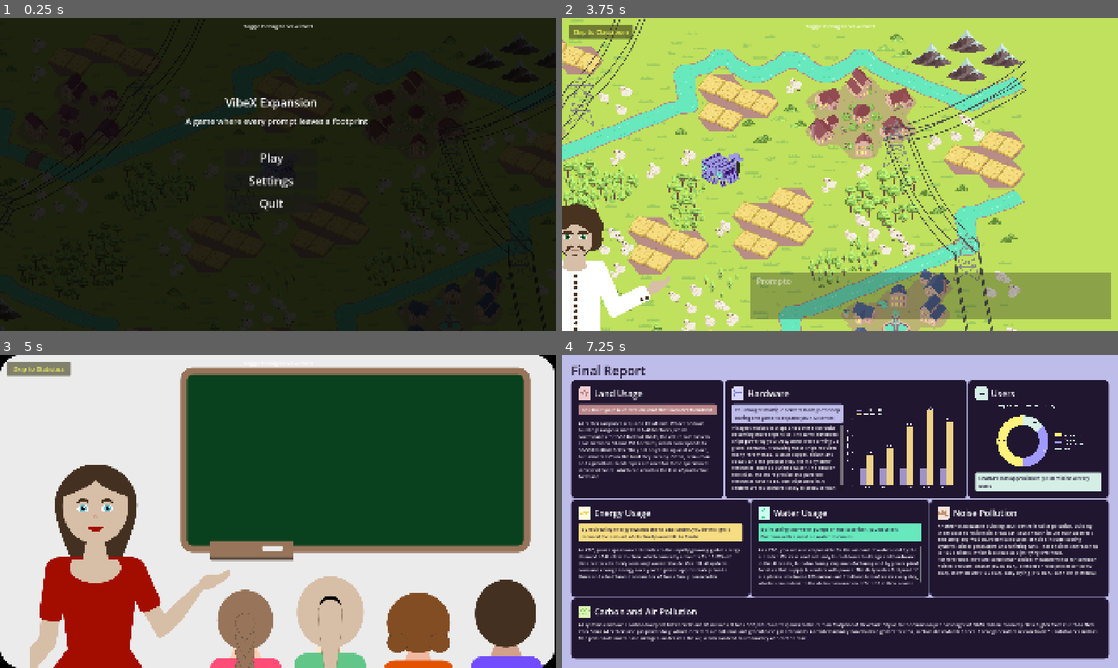
Above: before the commit, frames 1-4 (two rows, left to right).
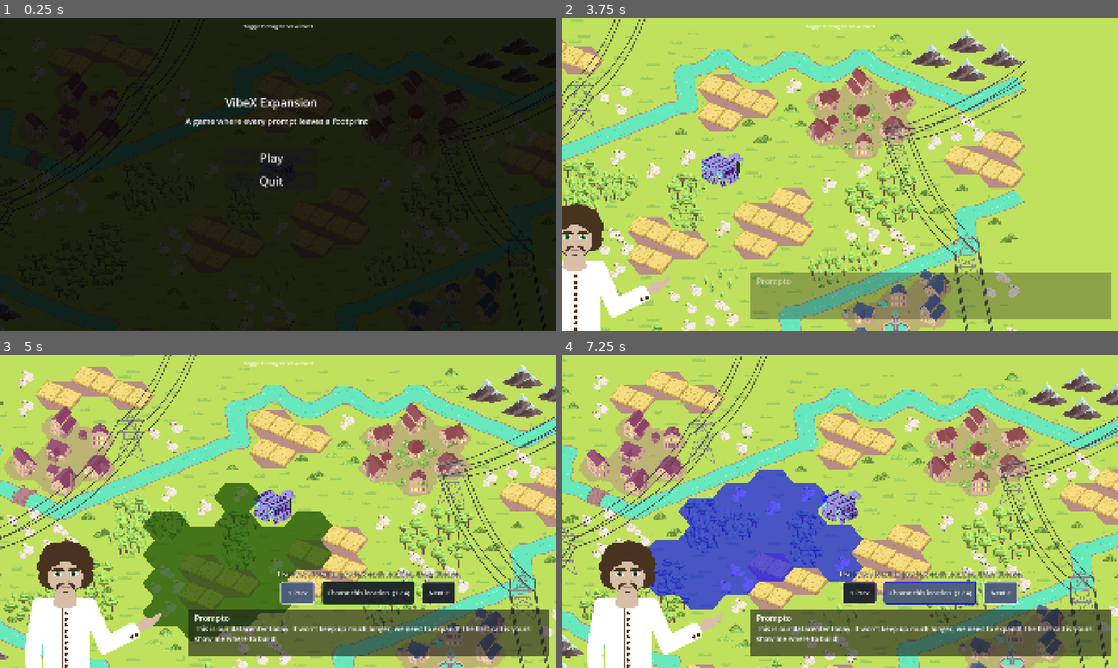
Above: after the commit, the same moments.

Repository: krishna3960/EducationTechnology
Game: Godot game, scene res://Scenes/menu.tscn
Two runs of this game, one before a commit and one after it. Both use one fixed random seed, a clock stepped at 60 frames per second and the inputs below. The engine's default icon, where the game draws it, is replaced by a stand-in: a white triangle on a blue panel in a dark square.
Inputs (mouse positions are in pixels of both pictures, inside the frame that each line leads up to):
- Up to frame 1 (0.25 s): no input
- Up to frame 2 (3.75 s): click "Play" at 0.5 s; tap Enter (ui_accept) at 1.25, 1.52 s; move the mouse to (962, 158) at 1.27 s; hold D (move_right) 1.28-2 s; click (962, 158) at 1.42 s; click "Continue" at 2 s; click "Skip Intro" at 2.75 s; click "Skip Intro" at 3.5 s
- Up to frame 3 (5 s): click (38, 367) at 4.25 s, where only the run before the commit has a clickable "Skip to Classroom"
- Up to frame 4 (7.25 s): click (600, 367) at 5 s, where only the run before the commit has a clickable "Skip to Statistics"; click (1001, 592) at 5.75 s, where only the run after the commit has a clickable "Next >"; click (1001, 592) at 6.5 s, where only the run after the commit has a clickable "Next >"

The runs differ from the first frame. In frame 1, 0.3% of the frame differs, in the area x 44-53%, y 50-62%; in frame 2, 0.5%; in frame 3, 98%; in frame 4, 99%, in the area x 0-100%, y 0-100%.

Commit message:
chore: disable skip to classroom and stats

Diff:
--- a/educational-game/Scenes/menu.tscn
+++ b/educational-game/Scenes/menu.tscn
@@ -60,21 +60,22 @@
 theme_override_font_sizes/font_size = 40
 text = "Play"
 
+[node name="QuitButton" type="Button" parent="UILayer/CenterContainer/Node2D" unique_id=678476123]
+custom_minimum_size = Vector2(200, 50)
+offset_top = 267.0
+offset_right = 318.0
+offset_bottom = 330.0
+theme_override_font_sizes/font_size = 40
+text = "Quit"
+
 [node name="SettingsButton" type="Button" parent="UILayer/CenterContainer/Node2D" unique_id=1558918710]
+visible = false
 custom_minimum_size = Vector2(200, 50)
-offset_top = 266.0
+offset_top = 348.0
 offset_right = 318.0
-offset_bottom = 329.0
+offset_bottom = 411.0
 theme_override_font_sizes/font_size = 40
 text = "Settings"
-
-[node name="QuitButton" type="Button" parent="UILayer/CenterContainer/Node2D" unique_id=678476123]
-custom_minimum_size = Vector2(200, 50)
-offset_top = 345.0
-offset_right = 318.0
-offset_bottom = 408.0
-theme_override_font_sizes/font_size = 40
-text = "Quit"
 
 [node name="SettingsPanel" type="PanelContainer" parent="UILayer/CenterContainer" unique_id=331327507]
 visible = false
--- a/educational-game/Scripts/managers/stage_manager.gd
+++ b/educational-game/Scripts/managers/stage_manager.gd
@@ -17,8 +17,6 @@
 var _skip_btn: Button
 const _SKIP_TARGETS: Array = [
 	{"label": "Skip Intro", "stage_name": "1_land_choice_stage"},
-	{"label": "Skip to Classroom", "stage_name": "04_classroom_tscn"},
-	{"label": "Skip to Statistics", "stage_name": "DashboardStage"},
 ]
 var _skip_index: int = 0
 
Not shown: 1 places in educational-game/Scenes/menu.tscn that only renumber resources
